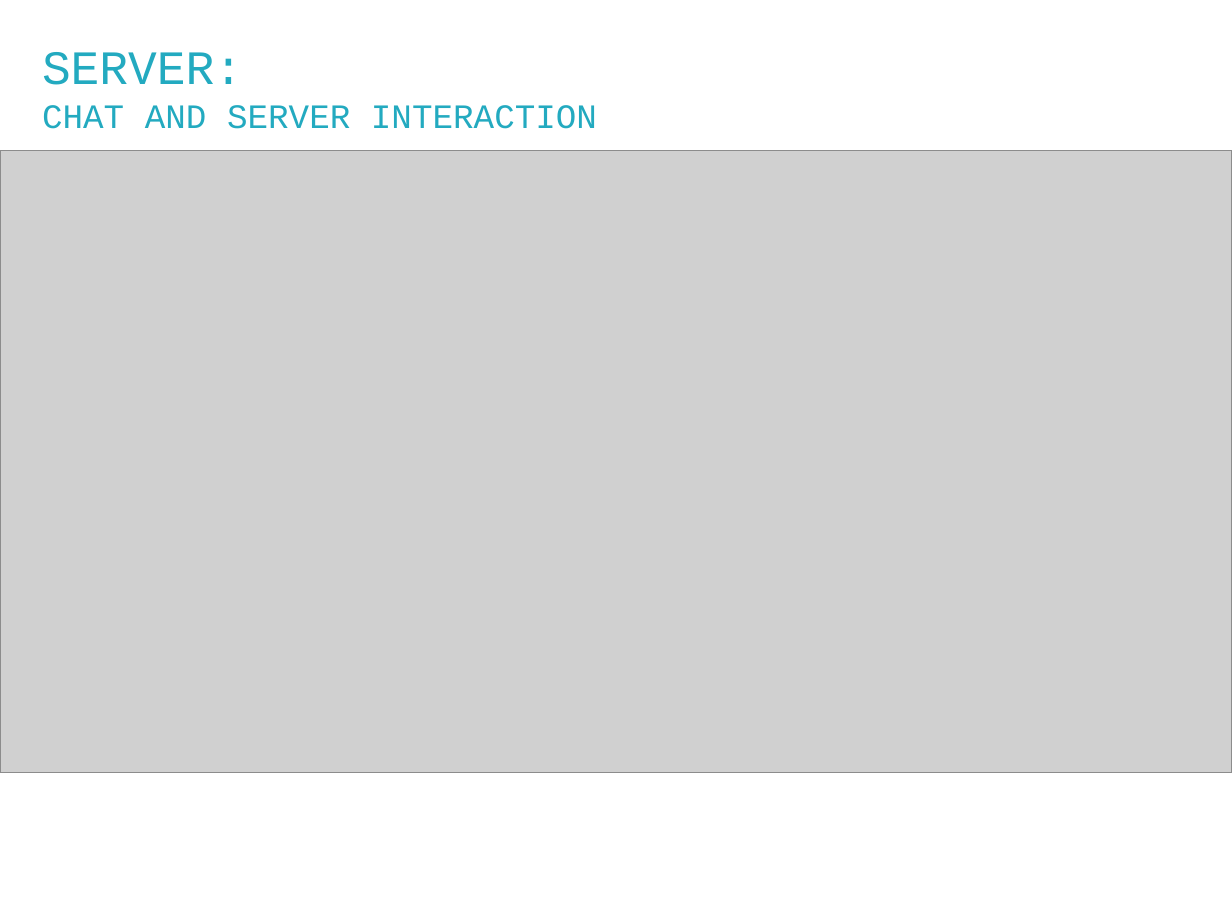
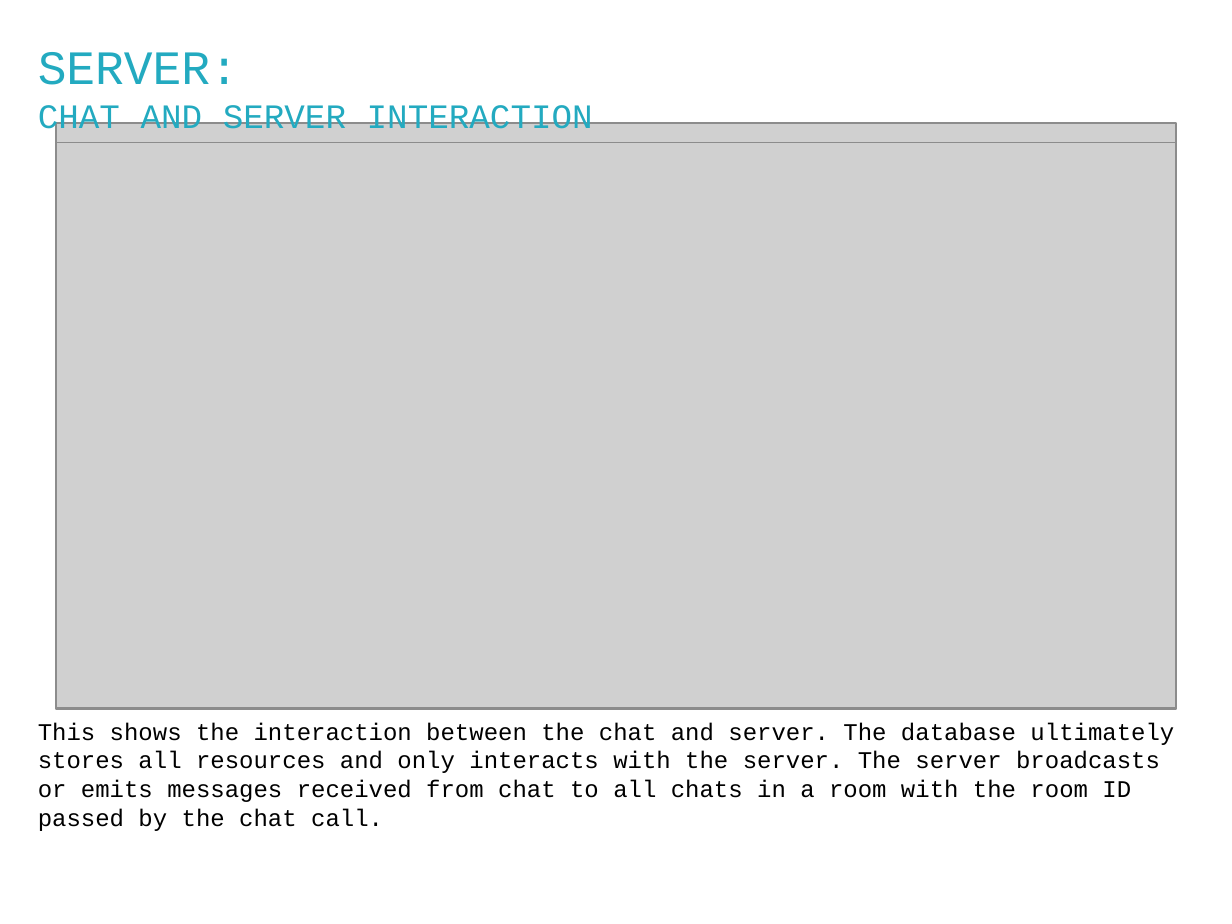
Before and after one commit to jamesyanyuk/Kord, a slide deck: slide 9 of docs/diagrams/powerpoint/dspec.pptx (slide 8 before the commit). Drawn at 1232x924 pixels with LibreOffice and Linux fonts; fonts in the diff are those of the drawing; grey boxes stand for pictures; background and template pictures are left out. Boxes give left, top, right and bottom in pixels: in the first picture for what was removed or moved away, otherwise in the second. Text is boxed around its words. In the diff, an @@ line names an element or a change of style, - is before the commit and + after.

```diff
--- a/docs/diagrams/powerpoint/dspec.pptx
+++ b/docs/diagrams/powerpoint/dspec.pptx
@@ text "SERVER:" rewrapped from [42,52,597,129] to [38,52,593,138] @@
@@ picture: place and size @@
-picture at [0,150,1232,772]
+picture at [55,143,1175,708]
@@ picture added at [55,123,1175,710] @@
@@ text added at [38,722,1174,831], 14 pt, text #000000 @@
+This shows the interaction between the chat and server. The database ultimately stores all resources and only interacts with the server. The server broadcasts or emits messages received from chat to all chats in a room with the room ID passed by the chat call.
```
Also in this commit, not shown: 7 other slides changed, 3 slides added, 3 slides removed.
